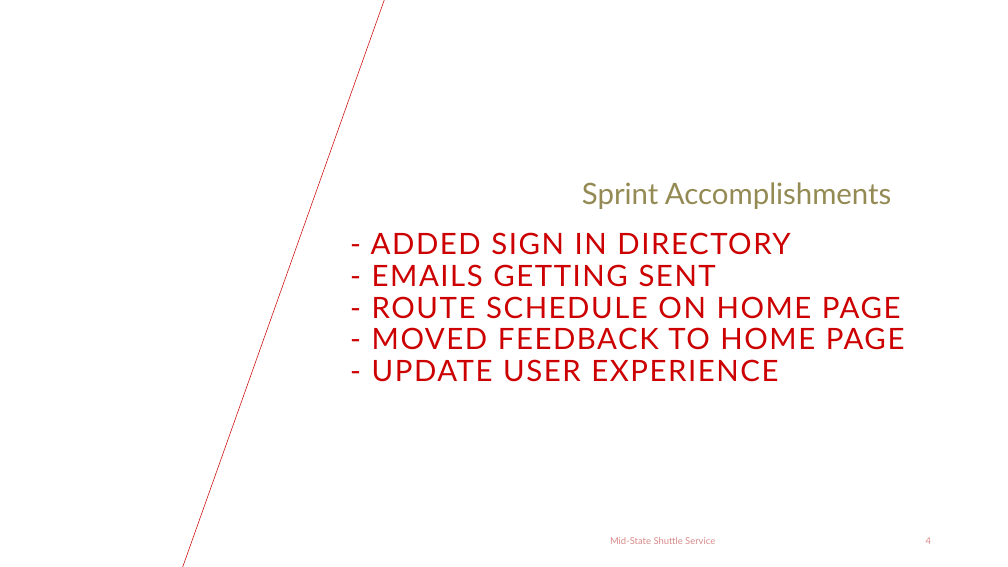
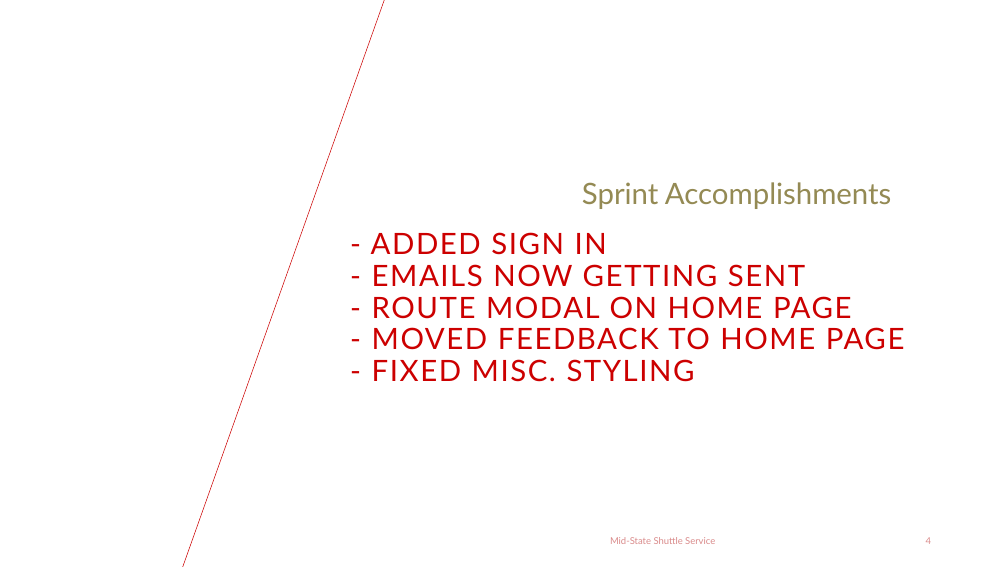
Before and after one commit to nicr222/Revan, a slide deck: slide 4 of RevanTeamProject/Documentation/SprintPowerPoint/Sprint6.pptx. Drawn at 1008x567 pixels with LibreOffice and Linux fonts; fonts in the diff are those of the drawing; background and template pictures are left out. Boxes give left, top, right and bottom in pixels: in the first picture for what was removed or moved away, otherwise in the second. Text is boxed around its words. In the diff, an @@ line names an element or a change of style, - is before the commit and + after.

```diff
--- a/RevanTeamProject/Documentation/SprintPowerPoint/Sprint6.pptx
+++ b/RevanTeamProject/Documentation/SprintPowerPoint/Sprint6.pptx
@@ title at bbox=[371, 232, 905, 382]: text changed @@
-- ADDED SIGN IN DIRECTORY
-- EMAILS GETTING SENT
-- ROUTE SCHEDULE ON HOME PAGE
-- MOVED FEEDBACK TO HOME PAGE
-- UPDATE USER EXPERIENCE
+- ADDED SIGN IN
+- EMAILS NOW GETTING SENT
+- ROUTE MODAL ON HOME PAGE
+- MOVED FEEDBACK TO HOME PAGE
+- FIXED MISC. STYLING
```
Also in this commit, not shown: 1 other slide changed.
